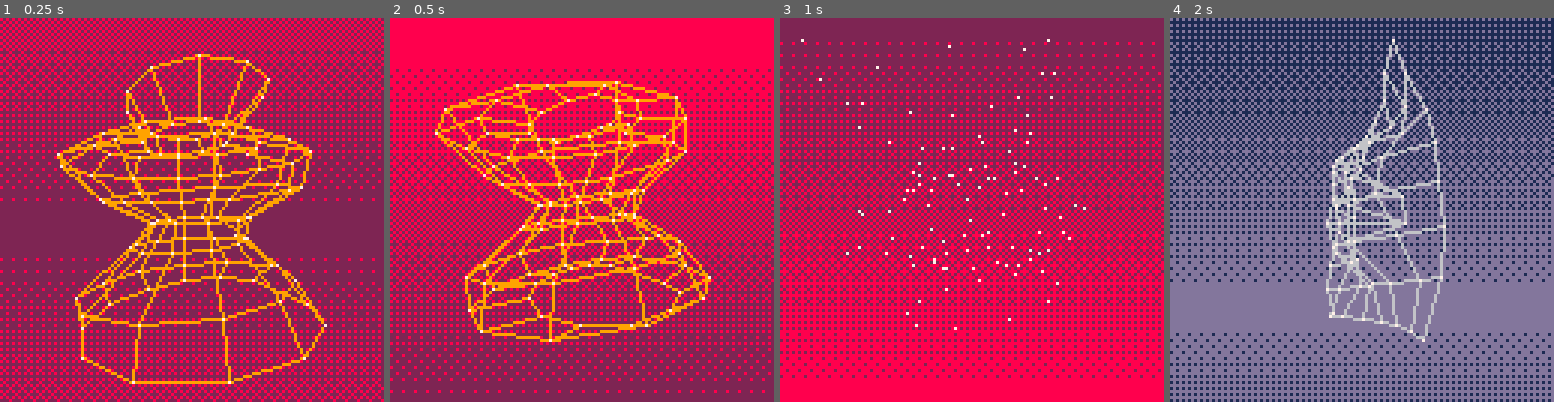
Above: before the commit, frames 1-4 (left to right).
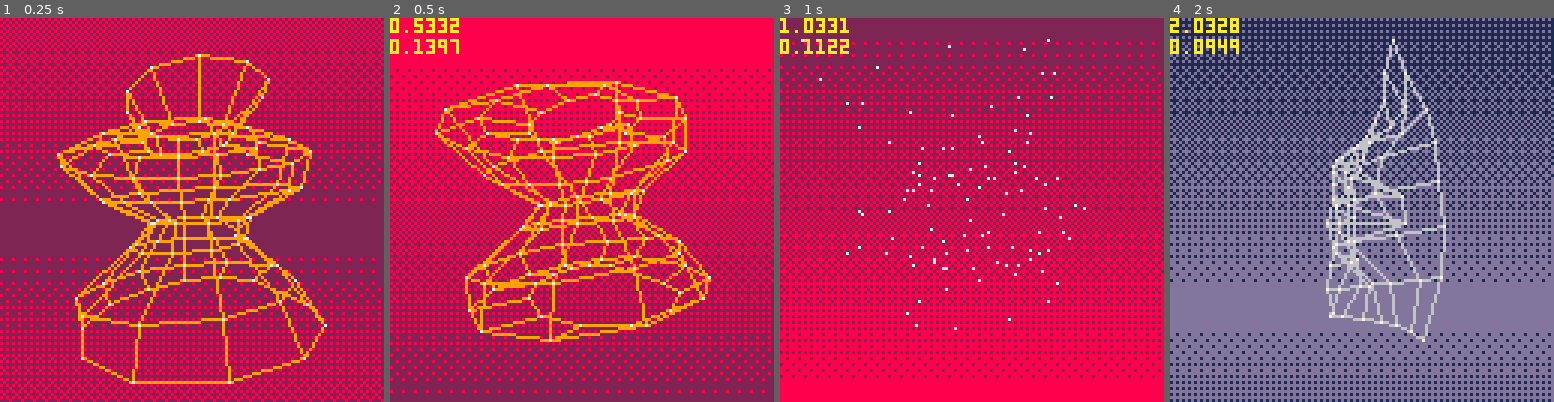
Above: after the commit, the same moments.

Repository: xavier/pico8
Game: PICO-8 cartridge srol.p8
Two runs of this game, one before a commit and one after it. Both use one fixed random seed, a clock stepped at 60 frames per second and the inputs below.
Inputs:
- Up to frame 1 (0.25 s): no input
- Up to frame 2 (0.5 s): tap X (X key) at 0.33 s
- Up to frame 3 (1 s): tap O (Z key) at 0.7 s
- Up to frame 4 (2 s): tap X (X key) at 1.07, 1.85 s; hold Right from 1.6 s (still down); tap O (Z key) at 1.7 s

Frame 1 is identical in both runs. In frame 2, 0.6% of the frame differs, in the area x 0-18%, y 0-10%; in frame 3, 0.6%; in frame 4, 0.7%.

Commit message:
Toggle debug info

Diff:
--- a/srol.p8
+++ b/srol.p8
@@ -70,6 +70,7 @@
 
 scene_cam = {0, 0, -2.5, 80}
 __debug_render_lines = true
+__debug_stats = false
 
 
 function rotate_x(x, y, z, angle)
@@ -518,7 +519,6 @@
 
 function _update()
  timer += 0.0333333
- printh("t="..timer.." pi="..part_index)
  parts[part_index][1](timer)
 
  if part_index > 1 and btnp(0) then
@@ -533,12 +533,15 @@
   __debug_render_lines = not __debug_render_lines
  end
  if btnp(5) then
-  -- other flag ...
- end
-
-
+  __debug_stats = not __debug_stats
+ end
 end
 
 function _draw()
  parts[part_index][2]()
-end
+ if __debug_stats then
+  local col = 10
+  print(""..timer, 0, 0, col)
+  print(""..stat(1), 0, 7, col)
+ end
+end
